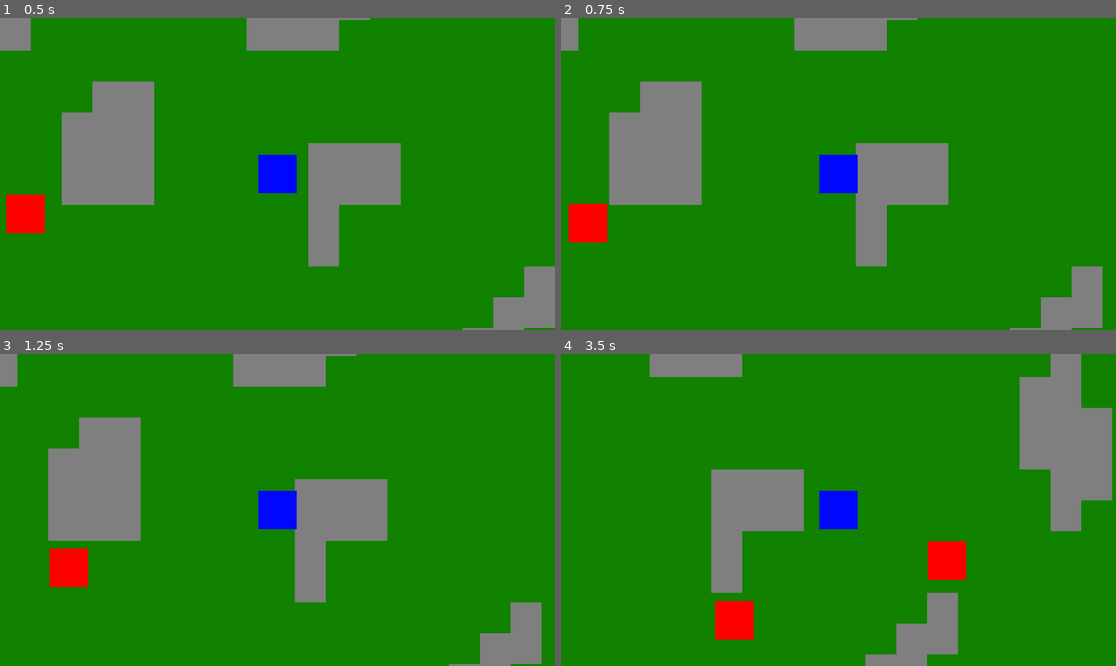
Above: before the commit, frames 1-4 (two rows, left to right).
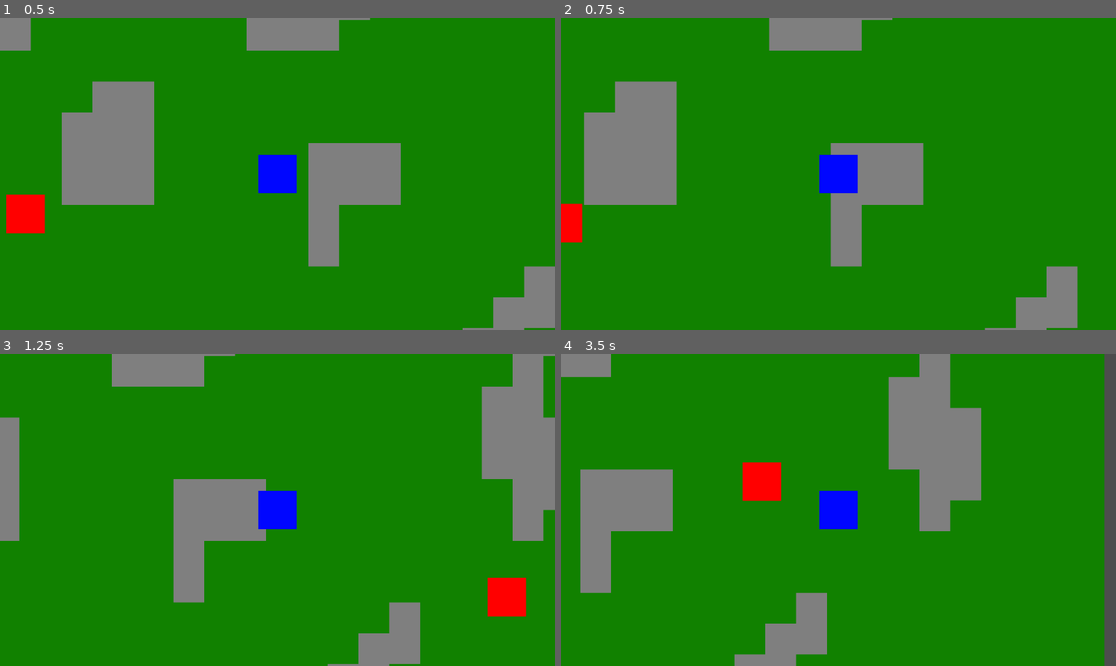
Above: after the commit, the same moments.

Repository: justin-swenson111/2d_Game
Game: Godot game, scene res://Main.tscn
Same seed, same stepped clock (60 frames per second), same inputs: the game is played once before the commit and once after it.
Inputs:
- Up to frame 1 (0.5 s): no input
- Up to frame 2 (0.75 s): hold D (right) from 0.53 s (still down); tap Down (atkD) at 0.6 s
- Up to frame 3 (1.25 s): keep holding D (right); tap Left (atkL) at 0.8 s
- Up to frame 4 (3.5 s): release D (right) at 1.28 s; hold S (down) 1.28-2.03 s; tap Left (atkL) at 1.35 s; tap Up (atkU) at 1.55, 2.1 s; hold D (right) 2.03-2.78 s; hold T (switch) 2.03-2.78 s; hold W (up) from 2.78 s (still down); tap T (switch) at 2.85 s; tap R (switchRgd, bound only after the commit) at 3.05 s

Frame 1 is identical in both runs. In frame 2, 11% of the frame differs, in the area x 0-98%, y 0-100%; in frame 3, 31%; in frame 4, 32%, in the area x 0-100%, y 0-100%.

Commit message:
Ranged attack basic

Diff:
--- a/new-game-project/Main.tscn
+++ b/new-game-project/Main.tscn
@@ -4,6 +4,7 @@
 [ext_resource type="Texture2D" uid="uid://c28iup13032rr" path="res://sprites/Player.png" id="2_fos0i"]
 [ext_resource type="Script" uid="uid://cd2dj742ybtwn" path="res://enemy.gd" id="4_3dxm6"]
 [ext_resource type="Script" uid="uid://80kl10p8d3vr" path="res://player.gd" id="4_fos0i"]
+[ext_resource type="PackedScene" uid="uid://dur3vn0anxkt7" path="res://arrow.tscn" id="4_lgr22"]
 [ext_resource type="Texture2D" uid="uid://dilk6v51gnj3l" path="res://sprites/Enemy.png" id="5_fos0i"]
 
 [sub_resource type="NavigationPolygon" id="NavigationPolygon_fos0i"]
@@ -40,15 +41,16 @@
 [sub_resource type="CircleShape2D" id="CircleShape2D_fos0i"]
 
 [node name="Node2D" type="Node2D" unique_id=2100994548]
-position = Vector2(91, 57)
 
 [node name="foreground" type="TileMapLayer" parent="." unique_id=2121356699]
 tile_map_data = PackedByteArray("AAD5//z/BgABAAAAAAD5/wEABgABAAAAAAD5/wIABgAAAAAAAAD6//z/BgABAAAAAAD6/wEABgABAAAAAAD6/w …(26160 unchanged characters)…
 tile_set = SubResource("TileSet_3dxm6")
 
 [node name="player" type="CharacterBody2D" parent="." unique_id=1750349541 groups=["player"]]
-collision_mask = 3
+collision_mask = 2
 script = ExtResource("4_fos0i")
+
+[node name="arrow" parent="player" unique_id=1079714428 instance=ExtResource("4_lgr22")]
 
 [node name="PlayerBox" type="CollisionShape2D" parent="player" unique_id=1463224738]
 scale = Vector2(0.9, 0.9)
@@ -62,6 +64,7 @@
 path_max_distance = 10.0
 
 [node name="leftAtk" type="Area2D" parent="player" unique_id=1254519725]
+collision_mask = 2
 
 [node name="CollisionShape2D" type="CollisionShape2D" parent="player/leftAtk" unique_id=1971057546]
 position = Vector2(-15, 0)
@@ -70,6 +73,7 @@
 disabled = true
 
 [node name="rightAtk" type="Area2D" parent="player" unique_id=263241082]
+collision_mask = 2
 
 [node name="CollisionShape2D" type="CollisionShape2D" parent="player/rightAtk" unique_id=986689203]
 position = Vector2(15, 0)
@@ -78,6 +82,7 @@
 disabled = true
 
 [node name="upAtk" type="Area2D" parent="player" unique_id=105409644]
+collision_mask = 2
 
 [node name="CollisionShape2D" type="CollisionShape2D" parent="player/upAtk" unique_id=1999871528]
 position = Vector2(0, -15)
@@ -86,6 +91,7 @@
 disabled = true
 
 [node name="downAtk" type="Area2D" parent="player" unique_id=361447322]
+collision_mask = 2
 
 [node name="CollisionShape2D" type="CollisionShape2D" parent="player/downAtk" unique_id=83881766]
 position = Vector2(0, 15)
@@ -98,7 +104,8 @@
 
 [node name="Enemy" type="CharacterBody2D" parent="." unique_id=546027443 groups=["dest"]]
 position = Vector2(-150, 0)
-collision_layer = 15
+collision_layer = 2
+collision_mask = 9
 script = ExtResource("4_3dxm6")
 
 [node name="EnemyBox" type="CollisionShape2D" parent="Enemy" unique_id=561367108]
--- /dev/null
+++ b/new-game-project/arrow.gd
@@ -0,0 +1,6 @@
+extends RigidBody2D
+
+var dir = Vector2(0,0)
+var speed=1000
+func _physics_process(delta: float) -> void:
+	apply_central_force(dir*speed)
--- /dev/null
+++ b/new-game-project/arrow.tscn
@@ -0,0 +1,15 @@
+[gd_scene format=3 uid="uid://dur3vn0anxkt7"]
+
+[ext_resource type="Script" uid="uid://dxw2y2kwhwmbj" path="res://arrow.gd" id="1_l5ahi"]
+
+[sub_resource type="RectangleShape2D" id="RectangleShape2D_kks1g"]
+
+[node name="arrow" type="RigidBody2D" unique_id=1079714428]
+collision_layer = 8
+collision_mask = 2
+gravity_scale = 0.0
+script = ExtResource("1_l5ahi")
+
+[node name="CollisionShape2D" type="CollisionShape2D" parent="." unique_id=526607444]
+scale = Vector2(1, 0.5)
+shape = SubResource("RectangleShape2D_kks1g")
--- a/new-game-project/enemy.gd
+++ b/new-game-project/enemy.gd
@@ -16,11 +16,12 @@
 	agent.target_position = global_position
 
 
-func hurt(source: Node2D):
+func hurt(source: Node2D,dmg: int):
 	#takes damage then knockback
-	health-=1
+	print(health, dmg)
+	health-=dmg
 	knockback_from(source)
-	if health==0:
+	if health<=0:
 		self.queue_free()
 
 func knockback_from(source: Node2D):
--- a/new-game-project/player.gd
+++ b/new-game-project/player.gd
@@ -6,22 +6,34 @@
 	"atkR" : $rightAtk,
 	"atkU" : $upAtk
 }
+
+const arrow = preload("res://arrow.tscn")
+
+#weapon name [vertical range, horizontal range, time attacking, attack delay, xpos, ypos]
 @onready var weaponList :={
-	"sword" : [1,1,0.5,1],
-	"spear" : [2,0.5,0.5,1],
-	"axe" : [0.5,1,0.75,1.25],
-	"mace" : [1,1,1,2]
+	"sword" : [0.5,1.5,0.5,1,1],
+	"spear" : [2,0.5,0.5,1,1],
+	"axe" : [0.75,0.5,0.25,1.25,3],
+	"mace" : [0.5,1,1,2,2]
 }
-var w1 = "sword"
-var w2 = "spear"
-var curWeapon = w1
+var w1 = "axe"
+var w2 = "mace"
+var curWeapon = w2
+
+var melee = true
 
 const SPEED = 100
 var atkDelay =false
 
 var atkDelayLng =1
 var atkTime =0.5
+var atkDamage = 1
 
+#auto sets the weapon based on selections
+func _ready():
+	switch()
+
+#movement based on wasd presses
 func _physics_process(delta: float) -> void:
 	var input = Input.get_vector("left", "right", "up", "down")
 	if input.length() > 0:
@@ -30,17 +42,28 @@
 		velocity = velocity.move_toward(Vector2.ZERO, SPEED)
 	move_and_slide()
 
+#if a destructable object is in a attack area it takes the set damage
 func damage(body: Node2D):
 	if (body.is_in_group("dest")):
-		body.hurt(self)
+		body.hurt(self,atkDamage)
 
+#on input events
 func _input(event: InputEvent) -> void:
 	for k in atkList.keys():
 		if event.is_action_pressed(k):
-			atk(atkList[k])
+			if melee:
+				atk(atkList[k])
+			else:
+				rgdAtk(k)
 	if event.is_action_pressed("switch"):
 		switch()
+	if event.is_action_pressed("switchRgd"):
+		if melee:
+			melee=false
+		else:
+			melee=true
 
+#getting the collision to be used and running the attack delay
 func atk(dmg: Area2D):
 	if not atkDelay:
 		var coll = dmg.get_node("CollisionShape2D")
@@ -49,35 +72,63 @@
 		await get_tree().create_timer(atkDelayLng).timeout
 		atkDelay=false
 
+#turning on the collisionshape and keeping it on for the atk time
 func attack(coll: Node2D):
 	coll.disabled=false
 	await get_tree().create_timer(atkTime).timeout
 	coll.disabled=true
 
+#switching weapon
 func switch():
-	var height =0
-	var width =0
+	var height = 0
+	var width = 0
+
+	#switching the current weapon
 	if curWeapon==w1:
 		curWeapon=w2
 	else:
 		curWeapon=w1
+
+	#iteracting through keys in weapon dictionary
 	for t in weaponList:
+		#getting the array in the disctionary value
 		var type = weaponList[t]
+		#if the new current weapon equals the key
 		if t == curWeapon:
+			#height and width of weapon hit box
 			height= type[0]
 			width = type[1]
+			#length of attack and delay before next attack
 			atkTime=type[2]
 			atkDelayLng=type[3]
+			#amount of damage
+			atkDamage = type[4]
+
+	#setting the different hitboxes size
 	for i in atkList:
+		var coll = atkList[i].get_node("CollisionShape2D")
+
+		#horizontal hitboxes are inverse sized
 		if atkList[i]==$leftAtk or atkList[i]==$rightAtk:
-			atkList[i].scale.x=height
-			atkList[i].scale.y=width
+			coll.scale.x=height
+			coll.scale.y=width
+
+		#vertical hitboxes are the standard size
 		else:
-			atkList[i].scale.y=height
-			atkList[i].scale.x=width
+			coll.scale.y=height
+			coll.scale.x=width
 
-
-
+#ranged attack
+func rgdAtk(dir: String):
+	var nArrow = arrow.instantiate()
+	if dir =="atkU":
+		nArrow.dir=Vector2(0,-1)
+	elif dir =="atlD":
+		nArrow.dir=Vector2(0,1)
+	elif dir == "atkL":
+		nArrow.dir=Vector2(-1,0)
+	else:
+		nArrow.dir=Vector2(1,0)
 
 #attack hit box calls
 func _on_left_atk_body_entered(body: Node2D) -> void:
@@ -89,6 +140,5 @@
 func _on_up_atk_body_entered(body: Node2D) -> void:
 	damage(body) # Replace with function body.
 
-
 func _on_down_atk_body_entered(body: Node2D) -> void:
 	damage(body) # Replace with function body.
--- a/new-game-project/project.godot
+++ b/new-game-project/project.godot
@@ -95,6 +95,11 @@
 "events": [Object(InputEventKey,"resource_local_to_scene":false,"resource_name":"","device":-1,"window_id":0,"alt_press …(192 unchanged characters)…
 ]
 }
+switchRgd={
+"deadzone": 0.2,
+"events": [Object(InputEventKey,"resource_local_to_scene":false,"resource_name":"","device":-1,"window_id":0,"alt_pressed":false,"shift_pressed":false,"ctrl_pressed":false,"meta_pressed":false,"pressed":false,"keycode":0,"physical_keycode":82,"key_label":0,"unicode":114,"location":0,"echo":false,"script":null)
+]
+}
 
 [physics]
 
Not shown, added: new-game-project/arrow.gd.uid
